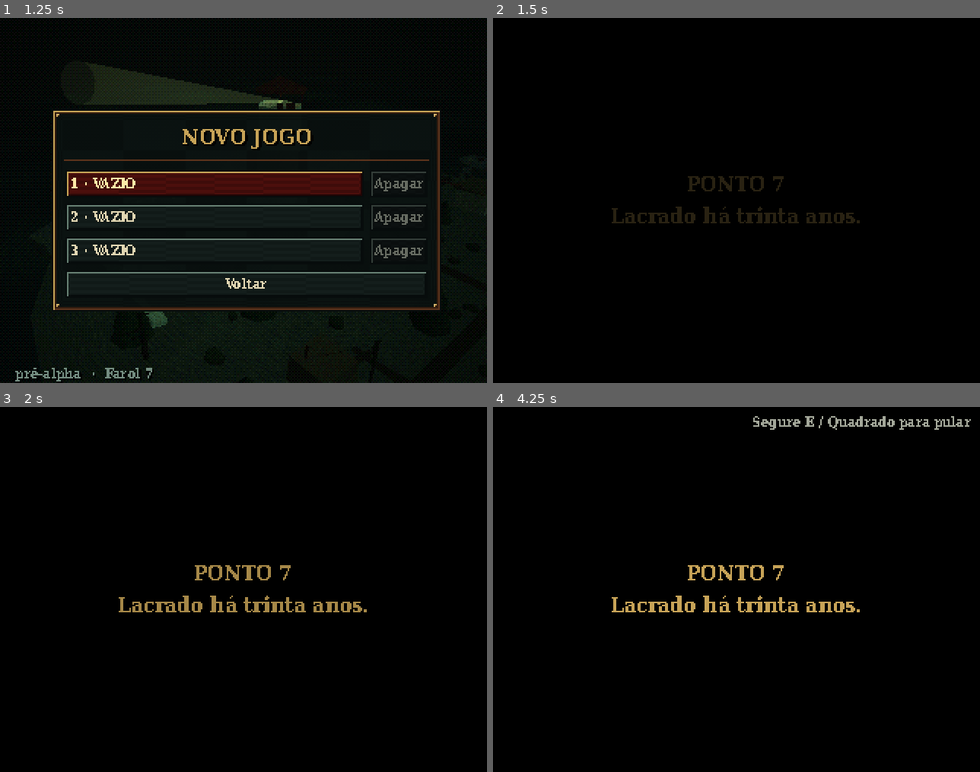
Above: before the commit, frames 1-4 (two rows, left to right).
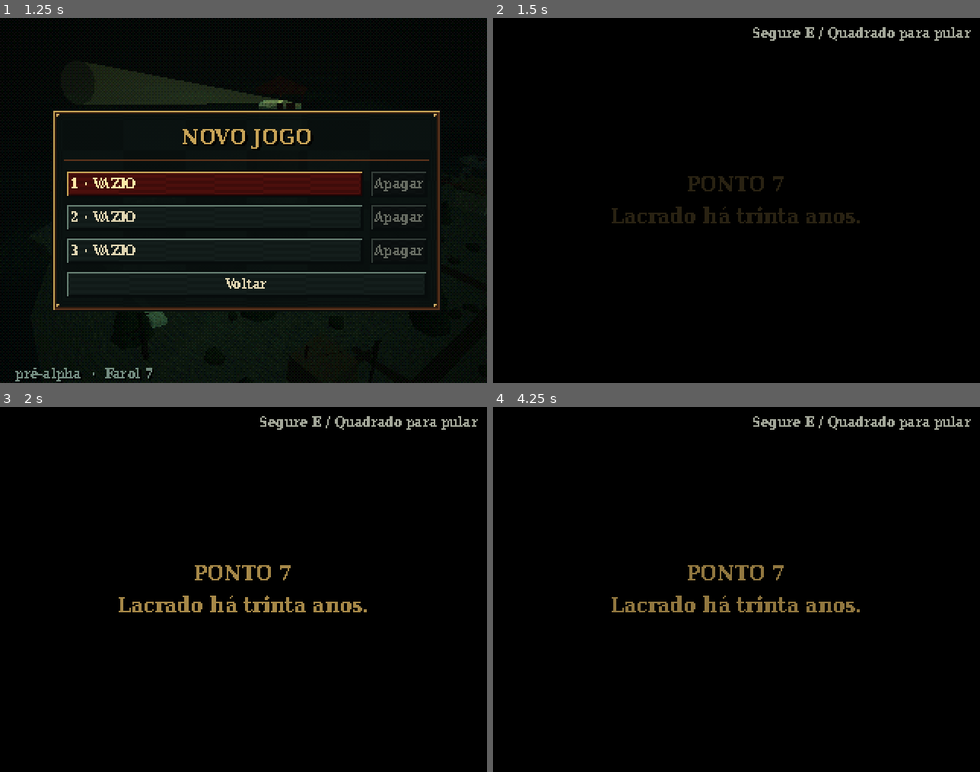
Above: after the commit, the same moments.

Repository: GamedevPhb/The-Last-Keeper
Game: Godot game, scene res://ui/intro.tscn
The game is run twice, just before and just after one commit, with the same random seed, the same clock (stepped at 60 frames per second) and the same inputs.
Inputs (mouse positions are in pixels of both pictures, inside the frame that each line leads up to):
- Up to frame 1 (1.25 s): tap Enter (ui_accept) at 0.5 s; move the mouse to (350, 182) at 0.52 s; hold D (move_right) from 0.53 s (still down); hold E (interact) from 0.53 s (still down); click (350, 182) at 0.67 s; tap Space (jump) at 0.77 s; tap R (radio) at 0.8 s
- Up to frame 2 (1.5 s): release D (move_right) at 1.25 s; release E (interact) at 1.25 s; click "1 · VAZIO" at 1.25 s
- Up to frame 3 (2 s): no input
- Up to frame 4 (4.25 s): move the mouse to (712, 589) at 2.02 s; hold W (move_forward) from 2.03 s (still down); tap R (radio) at 2.1, 3.05 s; tap Space (jump) at 2.27, 3.77 s; tap E (interact) at 2.3, 3.6 s; tap Enter (ui_accept) at 2.75, 3.5 s; move the mouse to (746, 582) at 2.77 s; hold F (flashlight) 2.78-3.53 s; move the mouse to (731, 596) at 3.52 s; click (731, 596) at 3.67 s

Frame 1 is identical in both runs. In frame 2, 0.5% of the frame differs, in the area x 53-99%, y 2-7%; in frame 3, 0.5%; in frame 4, 1.1%, in the area x 24-76%, y 43-57%.

Commit message:
feat(abertura): abertura curta com diálogos sobre a ilha e teste de jogo novo
Co-Authored-By: Claude Sonnet 5.5 <noreply@anthropic.com>

Diff:
--- /dev/null
+++ b/tests/opening_test.gd
@@ -0,0 +1,79 @@
+extends SceneTree
+## Headless test: a new game starts the opening cutscene; loading a save does not.
+## Run: godot-4 --headless --path . --script res://tests/opening_test.gd
+
+var _failures := 0
+var _step := 0
+var _frames := 0
+var _main: Node
+var _state: Node
+
+
+func _process(_delta: float) -> bool:
+	_state = root.get_node("GameState")
+	_frames += 1
+	match _step:
+		0:
+			_state.reset()
+			_state.pending_load = {}
+			_state.play_intro = true
+			_main = load("res://main.tscn").instantiate()
+			root.add_child(_main)
+			_step = 1
+			_frames = 0
+		1:
+			if _frames < 3:
+				return false
+			var cut := _find_cutscene()
+			_check(cut != null, "new game spawns the opening cutscene")
+			_check(not _state.in_game, "clock stopped during the opening")
+			_check(not _state.play_intro, "play_intro consumed")
+			if cut:
+				var player: Node = _main.get_node("Player")
+				_check(player.locked, "player locked during the opening")
+				_check(cut.get("_camera").current, "cutscene camera is current")
+				for i in 400:
+					cut.advance(0.25)
+				_check(_find_cutscene() == null or _find_cutscene().is_queued_for_deletion(), "cutscene finishes")
+				_check(_state.in_game, "clock starts after the opening")
+				_check(not player.locked, "player free after the opening")
+				_check(absf(player.global_position.z - 49.8) < 0.5, "player on the pier")
+				_check(is_equal_approx(_state.minutes, float(_state.START_MINUTES)), "starts at 17:30")
+			_main.queue_free()
+			_step = 2
+			_frames = 0
+		2:
+			if _frames < 3:
+				return false
+			_state.reset()
+			_state.pending_load = {"slot": 1, "minutes": 1200.0}
+			_state.play_intro = false
+			_main = load("res://main.tscn").instantiate()
+			root.add_child(_main)
+			_step = 3
+			_frames = 0
+		3:
+			if _frames < 3:
+				return false
+			_check(_find_cutscene() == null, "loading a save does not play the opening")
+			if _failures > 0:
+				printerr("OPENING TEST FAILED: %d failure(s)" % _failures)
+				quit(1)
+			else:
+				print("OPENING TEST PASSED")
+				quit(0)
+			return true
+	return false
+
+
+func _find_cutscene() -> Node:
+	for child in _main.get_children():
+		if child.get_script() and str(child.get_script().resource_path).ends_with("opening_cutscene.gd"):
+			return child
+	return null
+
+
+func _check(ok: bool, what: String) -> void:
+	if not ok:
+		_failures += 1
+		printerr("FAIL: " + what)
--- a/ui/opening_cutscene.gd
+++ b/ui/opening_cutscene.gd
@@ -1,97 +1,60 @@
 class_name OpeningCutscene
 extends CanvasLayer
-## Opening cutscene (docs/CUTSCENE_ABERTURA.md): 12 shots, ~82 s, over the real island.
-## A boatman ferries the keeper to the pier at dusk. Built in code: its own Camera3D, a low-poly
-## boat from primitives, the dialogue box and title cards on this layer, procedural sound cues.
-## The night clock does not run (GameState.in_game stays false) and the HUD steps aside
-## (`set_panel_open`). Holding interact (or a finger, with touch controls) for 1 s skips to shot 12. Emits `finished` on the
-## first playable frame, with the keeper on the pier next to the chest.
+## Short opening (docs/CUTSCENE_ABERTURA.md, trimmed): a camera drifts around the real island at
+## dusk while the boatman's lines play in a box at the bottom. Built in code, own Camera3D plus
+## a warm light so the night environment does not swallow the shots. The night clock does not run
+## (GameState.in_game stays false) and the HUD steps aside (`set_panel_open`). Holding interact
+## (E / Square, or a finger with touch controls) for 1 s skips to the title. Emits `finished` on
+## the first playable frame, with the keeper on the pier next to the chest.
 
 signal finished
 
-const LENGTH := 82.0
 const SKIP_HOLD := 1.0
 const SKIP_FADE := 0.5
 const CHARS_PER_SECOND := 30.0
-const LINE_HOLD := 1.5
-const WATER := -1.2
+const LINE_HOLD := 1.6
 const PIER_SPAWN := Vector3(0.4, 0.05, 49.8)
-const DOCK := Vector3(2.7, WATER, 47.0)
-
-## Each shot: start/length, camera ("world": from/to + look_from/look_to; "boat": local to the
-## boat), boat path (or a fixed docked pose), dialogue lines [pause before, text, radio?] played
-## in order, sound cues [offset, name, where], motor mode and an optional title card.
+
+## Each shot: start/length, camera from/to and look_from/look_to (all world space), dialogue
+## lines [pause before, text] played in order, an optional title card, an optional cue.
 const SHOTS := [
-	{"t": 0.0, "len": 5.0, "black": true, "title": "PONTO 7\nLacrado há trinta anos.", "motor": "off",
-		"sounds": [[3.8, "gust", "cam"]]},
-	{"t": 5.0, "len": 8.0, "cam": "world", "from": Vector3(46, -0.7, 118), "to": Vector3(10, -0.7, 120),
-		"look_from": Vector3(6, 5, 0), "look_to": Vector3(-4, 5, 0),
-		"boat_from": Vector3(95, WATER, 96), "boat_to": Vector3(72, WATER, 92), "motor": "drive",
-		"sounds": [[0.5, "gust", "cam"]]},
-	{"t": 13.0, "len": 8.0, "cam": "boat", "from": Vector3(0, 1.7, 2.3), "look_from": Vector3(0, 1.3, -8),
-		"boat_from": Vector3(30, WATER, 96), "boat_to": Vector3(10, WATER, 80), "motor": "drive", "bob": true,
-		"lines": [[1.0, "Ninguém pede o Sete.", false], [1.0, "O senhor pediu.", false]],
-		"sounds": [[1.0, "splash", "boat"], [3.0, "splash", "boat"], [5.0, "splash", "boat"], [7.0, "splash", "boat"]]},
-	{"t": 21.0, "len": 8.0, "cam": "world", "from": Vector3(9, -0.4, 34), "to": Vector3(9, -0.4, 34),
+	{"t": 0.0, "len": 3.5, "black": true, "title": "PONTO 7\nLacrado há trinta anos."},
+	{"t": 3.5, "len": 9.0, "from": Vector3(34, 1.2, 108), "to": Vector3(8, 2.0, 80),
+		"look_from": Vector3(0, 9, -12), "look_to": Vector3(0, 10, -12),
+		"lines": [[1.0, "Ninguém pede o Sete."], [0.8, "O senhor pediu."]], "cue": "gust"},
+	{"t": 12.5, "len": 8.0, "from": Vector3(9, 1.0, 34), "to": Vector3(9, 1.0, 34),
 		"look_from": Vector3(0, 1, -12), "look_to": Vector3(0, 17.5, -12),
-		"boat_from": Vector3(10, WATER, 80), "boat_to": Vector3(-14, WATER, 66), "motor": "drive",
-		"lines": [[1.5, "A luz não gira desde aquela noite.", false]],
-		"sounds": [[0.5, "gust", "cam"], [5.5, "metal_creak", Vector3(0, 17, -12)]]},
-	{"t": 29.0, "len": 9.0, "cam": "world", "from": Vector3(-63, 0.6, 44), "to": Vector3(-63, 0.6, 30),
+		"lines": [[1.2, "A luz não gira desde aquela noite."]], "cue": "metal_creak"},
+	{"t": 20.5, "len": 7.0, "from": Vector3(-63, 0.8, 44), "to": Vector3(-63, 0.8, 30),
 		"look_from": Vector3(-44, 0, 38), "look_to": Vector3(-42, 0, 22),
-		"boat_from": Vector3(-54, WATER, 46), "boat_to": Vector3(-53, WATER, 14), "motor": "drive",
-		"lines": [[3.0, "Não olhe pra lá.", false]],
-		"sounds": [[1.5, "hull_knock", Vector3(-40, 0, 24)], [3.5, "hull_knock", Vector3(-40, 0, 24)],
-			[5.0, "splash", Vector3(-40, 0, 24)], [6.5, "hull_knock", Vector3(-40, 0, 24)]]},
-	{"t": 38.0, "len": 8.0, "cam": "boat", "from": Vector3(0.38, 1.24, 0.3), "look_from": Vector3(0.35, 1.15, -0.1),
-		"boat_from": Vector3(-30, WATER, 70), "boat_to": Vector3(-12, WATER, 66), "motor": "drive", "radio_scene": true,
-		"lines": [[2.0, "\"...arol Sete... Farol S...\"", true]],
-		"sounds": [[1.0, "radio_voice", "boat"], [2.5, "radio_voice", "boat"], [5.6, "knob_click", "boat"]]},
-	{"t": 46.0, "len": 7.0, "cam": "world", "from": Vector3(-5, 4.5, 40), "to": Vector3(-5, 4.2, 41),
-		"look_from": Vector3(1.5, -0.6, 49), "look_to": Vector3(1.8, -0.6, 48),
-		"boat_from": Vector3(7, WATER, 64), "boat_to": DOCK, "ease_out": true, "motor": "idle",
-		"sounds": [[5.5, "pier_creak", DOCK], [6.2, "rope_slap", DOCK]]},
-	{"t": 53.0, "len": 8.0, "cam": "world", "from": Vector3(0.0, 1.6, 44.6), "to": Vector3(0.0, 1.6, 44.6),
-		"look_from": Vector3(2.7, 0.3, 47.4), "look_to": Vector3(2.7, 0.3, 47.4),
-		"docked": true, "motor": "idle",
-		"lines": [[1.0, "Daqui o senhor segue.", false], [0.4, "O baú tem o que precisa.", false]],
-		"sounds": [[2.0, "splash", DOCK]]},
-	{"t": 61.0, "len": 7.0, "cam": "world", "from": Vector3(1.0, 1.5, 46.2), "to": Vector3(1.0, 1.5, 46.2),
-		"look_from": Vector3(2.7, 0.35, 47.4), "look_to": Vector3(2.7, 0.35, 47.4),
-		"docked": true, "motor": "idle",
-		"lines": [[0.5, "Conhece a regra.", false], [1.5, "Carga diferente, não autorize.", false]]},
-	{"t": 68.0, "len": 5.0, "cam": "world", "from": Vector3(3.2, 0.7, 49.5), "to": Vector3(3.2, 0.7, 49.3),
-		"look_from": Vector3(-0.2, 5.5, 20), "look_to": Vector3(-0.2, 6, 20),
-		"docked": true, "motor": "drive",
-		"lines": [[0.3, "Volto às seis.", false], [0.3, "Se a luz estiver acesa.", false]]},
-	{"t": 73.0, "len": 6.0, "cam": "world", "from": Vector3(0.0, 1.7, 50.5), "to": Vector3(0.0, 1.7, 50.5),
-		"look_from": Vector3(3, 0, 60), "look_to": Vector3(10, -0.5, 95),
-		"boat_from": Vector3(2.7, WATER, 52), "boat_to": Vector3(14, WATER, 112), "motor": "drive", "lantern_at": 2.5,
-		"sounds": [[1.5, "boat_bell", "boat"], [3.0, "boat_bell", "boat"]]},
-	{"t": 79.0, "len": 3.0, "black": true, "title": "THE LAST KEEPER", "motor": "off"},
+		"lines": [[1.0, "Não olhe pra lá."]], "cue": "hull_knock"},
+	{"t": 27.5, "len": 8.5, "from": Vector3(-5, 4.5, 40), "to": Vector3(-1, 3.0, 44),
+		"look_from": Vector3(1.5, 0.0, 49), "look_to": Vector3(0.5, 0.5, 49),
+		"lines": [[1.0, "Daqui o senhor segue."], [0.6, "O baú tem o que precisa."]], "cue": "pier_creak"},
+	{"t": 36.0, "len": 7.0, "from": Vector3(1.0, 1.6, 46.2), "to": Vector3(1.0, 1.6, 46.2),
+		"look_from": Vector3(3.0, 0.3, 54), "look_to": Vector3(8, 0.0, 70),
+		"lines": [[0.8, "Conhece a regra."], [0.8, "Carga diferente, não autorize."]]},
+	{"t": 43.0, "len": 5.0, "from": Vector3(0.0, 1.7, 50.5), "to": Vector3(0.0, 1.7, 50.5),
+		"look_from": Vector3(-0.2, 6, 20), "look_to": Vector3(-0.2, 12, -12),
+		"lines": [[0.5, "Volto às seis. Se a luz estiver acesa."]], "cue": "boat_bell"},
+	{"t": 48.0, "len": 3.0, "black": true, "title": "THE LAST KEEPER"},
 ]
 
 var _t := 0.0
 var _shot := -1
 var _done := false
 var _skip_hold := 0.0
-var _skip_hint := 0.0
+var _skip_hint := 4.0
 var _skipping := -1.0
-var _sounds_played := {}
+var _cues_played := {}
 var _lines: Array = []
 var _line := ""
 var _line_shown := 0.0
 var _line_hold := 0.0
-var _line_radio := false
 var _next_line_at := 0.0
-var _motor_left := 0.0
 var _player: Node3D
 var _camera: Camera3D
-var _boat: Node3D
-var _lantern: OmniLight3D
-var _lantern_mat: StandardMaterial3D
-var _dial_mat: StandardMaterial3D
-var _hand: Node3D
+var _light: OmniLight3D
 var _black: ColorRect
 var _title: Label
 var _dialog_frame: PanelContainer
@@ -110,17 +73,23 @@
 		_player.velocity = Vector3.ZERO
 	GameState.set_panel_open(self, true)
 	_build_ui()
-	_build_boat()
 	_camera = Camera3D.new()
 	_camera.fov = 60.0
 	_camera.far = 200.0
 	get_parent().add_child(_camera)
 	_camera.current = true
+	# Warm light riding with the camera: the night look alone leaves the shots near black.
+	_light = OmniLight3D.new()
+	_light.omni_range = 40.0
+	_light.light_energy = 1.6
+	_light.light_color = Color(1.0, 0.72, 0.5)
+	_camera.add_child(_light)
 	_apply(0.0)
 
 
 func _process(delta: float) -> void:
-	advance(delta)
+	# A long hitch (the scene just loaded) must not eat the first shots.
+	advance(minf(delta, 0.1))
 
 
 ## Steps the cutscene by `delta` seconds (tests drive it directly).
@@ -134,18 +103,18 @@
 		_black.modulate.a = 1.0
 		if _skipping <= 0.0:
 			_skipping = -1.0
-			_t = SHOTS[11].t
+			_t = SHOTS[-1].t
 			_shot = -1
 			_lines.clear()
 			_line = ""
-	if _t >= LENGTH:
+	if _t >= float(SHOTS[-1].t) + float(SHOTS[-1].len):
 		_finish()
 		return
 	_apply(delta)
 
 
 func skip() -> void:
-	if _skipping < 0.0 and _t < SHOTS[11].t:
+	if _skipping < 0.0 and _t < float(SHOTS[-1].t):
 		_skipping = SKIP_FADE
 
 
@@ -156,23 +125,14 @@
 	var k := clampf(local / float(shot.len), 0.0, 1.0)
 	if index != _shot:
 		_shot = index
-		_enter_shot(shot)
-	_place_boat(shot, k)
-	_place_camera(shot, k, local)
-	_play_cues(index, shot, local)
-	_drive_motor(shot, delta)
+		_lines = shot.get("lines", []).duplicate()
+		_next_line_at = _lines[0][0] if not _lines.is_empty() else INF
+	_place_camera(shot, k)
+	if shot.has("cue") and local >= 0.5 and not _cues_played.has(index):
+		_cues_played[index] = true
+		GameState.play(shot.cue, _camera.global_position)
 	_update_titles(shot, local)
 	_update_dialog(delta, local)
-	if shot.has("lantern_at") and local >= shot.lantern_at:
-		_lantern.light_energy = 1.4
-		_lantern_mat.albedo_color = Color(1.0, 0.85, 0.5)
-	if shot.get("radio_scene", false):
-		var reach := clampf((local - 3.5) / 1.8, 0.0, 1.0)
-		_hand.position = Vector3(0.62, 1.08, 0.42).lerp(Vector3(0.4, 1.15, 0.0), reach)
-		_dial_mat.albedo_color = Color(0.25, 0.9, 0.4) if local < 5.6 else Color(0.03, 0.08, 0.04)
-		if local >= 5.6 and _line_radio:
-			_line = ""
-			_dialog_frame.visible = false
 	if _skipping < 0.0:
 		_black.modulate.a = 1.0 if shot.get("black", false) else 0.0
 
@@ -184,70 +144,12 @@
 	return 0
 
 
-func _enter_shot(shot: Dictionary) -> void:
-	_lines = shot.get("lines", []).duplicate()
-	_next_line_at = _lines[0][0] if not _lines.is_empty() else INF
-	_hand.visible = shot.get("radio_scene", false)
-
-
-func _place_boat(shot: Dictionary, k: float) -> void:
-	if shot.get("docked", false):
-		_boat.global_position = DOCK
-		_boat.rotation = Vector3.ZERO
-	elif shot.has("boat_from"):
-		var eased := 1.0 - pow(1.0 - k, 2.0) if shot.get("ease_out", false) else k
-		var from: Vector3 = shot.boat_from
-		var to: Vector3 = shot.boat_to
-		_boat.global_position = from.lerp(to, eased)
-		var heading := to - from
-		heading.y = 0.0
-		if heading.length() > 0.01:
-			_boat.rotation = Vector3(0.0, atan2(-heading.x, -heading.z), 0.0)
-	var wave := sin(_t * 1.6)
-	_boat.rotation.z = deg_to_rad(1.5) * wave
-	_boat.rotation.x = deg_to_rad(1.0) * sin(_t * 1.1)
-
-
-func _place_camera(shot: Dictionary, k: float, local: float) -> void:
+func _place_camera(shot: Dictionary, k: float) -> void:
 	if shot.get("black", false):
 		return
 	var eased := smoothstep(0.0, 1.0, k)
-	if shot.cam == "boat":
-		var frame := _boat.global_transform
-		_camera.global_position = frame * (shot.from as Vector3)
-		_camera.look_at(frame * (shot.look_from as Vector3))
-		if shot.get("bob", false):
-			_camera.rotation.z += deg_to_rad(1.0) * sin(local * 1.7)
-	else:
-		_camera.global_position = (shot.from as Vector3).lerp(shot.to, eased)
-		_camera.look_at((shot.look_from as Vector3).lerp(shot.look_to, eased))
-
-
-func _play_cues(index: int, shot: Dictionary, local: float) -> void:
-	for i in shot.get("sounds", []).size():
-		var cue: Array = shot.sounds[i]
-		var key := "%d:%d" % [index, i]
-		if local >= cue[0] and not _sounds_played.has(key):
-			_sounds_played[key] = true
-			GameState.play(cue[1], _where(cue[2]))
-
-
-func _where(where: Variant) -> Vector3:
-	if where is Vector3:
-		return where
-	if where == "boat":
-		return _boat.global_position + Vector3.UP
-	return _camera.global_position
-
-
-func _drive_motor(shot: Dictionary, delta: float) -> void:
-	var mode: String = shot.get("motor", "off")
-	if mode == "off":
-		return
-	_motor_left -= delta
-	if _motor_left <= 0.0:
-		_motor_left = 1.0 if mode == "drive" else 1.4
-		GameState.play("boat_motor" if mode == "drive" else "boat_idle", _boat.global_position)
+	_camera.global_position = (shot.from as Vector3).lerp(shot.to, eased)
+	_camera.look_at((shot.look_from as Vector3).lerp(shot.look_to, eased))
 
 
 func _update_titles(shot: Dictionary, local: float) -> void:
@@ -266,7 +168,6 @@
 		if not _lines.is_empty() and local >= _next_line_at:
 			var entry: Array = _lines.pop_front()
 			_line = entry[1]
-			_line_radio = entry[2]
 			_line_shown = 0.0
 			_line_hold = LINE_HOLD
 		else:
@@ -283,8 +184,6 @@
 				_next_line_at = local + float(_lines[0][0])
 			return
 	_dialog.text = _line.substr(0, int(_line_shown))
-	# Radio lines tremble a little.
-	_dialog.position = Vector2(randf_range(-1, 1), randf_range(-1, 1)) if _line_radio else Vector2.ZERO
 
 
 func _update_skip(delta: float) -> void:
@@ -322,7 +221,6 @@
 		var eyes: Camera3D = _player.get_node("Head/Camera3D")
 		eyes.current = true
 	GameState.set_panel_open(self, false)
-	_boat.queue_free()
 	_camera.queue_free()
 	finished.emit()
 	queue_free()
@@ -370,68 +268,6 @@
 	root.add_child(_ring)
 
 
-func _build_boat() -> void:
-	_boat = Node3D.new()
-	_boat.name = "OpeningBoat"
-	get_parent().add_child(_boat)
-	var wood: Material = load("res://materials/m_wood.tres")
-	var metal: Material = load("res://materials/m_metal.tres")
-	var dark := StandardMaterial3D.new()
-	dark.albedo_color = Color(0.05, 0.05, 0.06)
-	_part(BoxMesh.new(), Vector3(1.6, 0.6, 4.0), Vector3(0, 0.15, 0.2), wood)
-	var bow := PrismMesh.new()
-	bow.size = Vector3(1.6, 0.6, 1.0)
-	var bow_part := _part(bow, Vector3.ZERO, Vector3(0, 0.15, -2.3), wood)
-	bow_part.rotation_degrees = Vector3(-90, 0, 0)
-	_part(BoxMesh.new(), Vector3(1.3, 0.08, 1.3), Vector3(0, 1.75, 0.4), metal) # roof
-	for x: float in [-0.6, 0.6]:
-		_part(BoxMesh.new(), Vector3(0.06, 1.3, 0.06), Vector3(x, 1.1, -0.2), metal)
-		_part(BoxMesh.new(), Vector3(0.06, 1.3, 0.06), Vector3(x, 1.1, 1.0), metal)
-	_part(BoxMesh.new(), Vector3(1.2, 0.55, 0.08), Vector3(0, 0.75, -0.2), wood) # dashboard
-	_part(BoxMesh.new(), Vector3(0.26, 0.15, 0.1), Vector3(0.35, 1.1, -0.15), metal) # radio
-	var dial := QuadMesh.new()
-	dial.size = Vector2(0.12, 0.06)
-	_dial_mat = StandardMaterial3D.new()
-	_dial_mat.shading_mode = BaseMaterial3D.SHADING_MODE_UNSHADED
-	_dial_mat.albedo_color = Color(0.25, 0.9, 0.4)
-	_part(dial, Vector3.ZERO, Vector3(0.33, 1.11, -0.095), _dial_mat)
-	# The boatman: a dark silhouette at the helm, cap on.
-	var body := CapsuleMesh.new()
-	body.radius = 0.22
-	body.height = 1.3
-	_part(body, Vector3.ZERO, Vector3(0, 1.0, 0.45), dark)
-	var cap := CylinderMesh.new()
-	cap.top_radius = 0.16
-	cap.bottom_radius = 0.2
-	cap.height = 0.1
-	_part(cap, Vector3.ZERO, Vector3(0, 1.7, 0.45), dark)
-	_hand = _part(BoxMesh.new(), Vector3(0.07, 0.05, 0.2), Vector3(0.62, 1.08, 0.42), dark)
-	var lamp := SphereMesh.new()
-	lamp.radius = 0.06
-	lamp.height = 0.12
-	_lantern_mat = StandardMaterial3D.new()
-	_lantern_mat.shading_mode = BaseMaterial3D.SHADING_MODE_UNSHADED
-	_lantern_mat.albedo_color = Color(0.2, 0.15, 0.1)
-	_part(lamp, Vector3.ZERO, Vector3(0, 0.6, -2.7), _lantern_mat)
-	_lantern = OmniLight3D.new()
-	_lantern.position = Vector3(0, 0.7, -2.7)
-	_lantern.omni_range = 6.0
-	_lantern.light_energy = 0.0
-	_lantern.light_color = Color(1.0, 0.8, 0.5)
-	_boat.add_child(_lantern)
-
-
-func _part(mesh: Mesh, box_size: Vector3, at: Vector3, material: Material) -> MeshInstance3D:
-	if mesh is BoxMesh and box_size != Vector3.ZERO:
-		(mesh as BoxMesh).size = box_size
-	var part := MeshInstance3D.new()
-	part.mesh = mesh
-	part.material_override = material
-	part.position = at
-	_boat.add_child(part)
-	return part
-
-
 ## The skip progress ring, like the HUD's hold bar but round.
 class SkipRing extends Control:
 	var ratio := 0.0
Not shown, added: tests/opening_test.gd.uid
